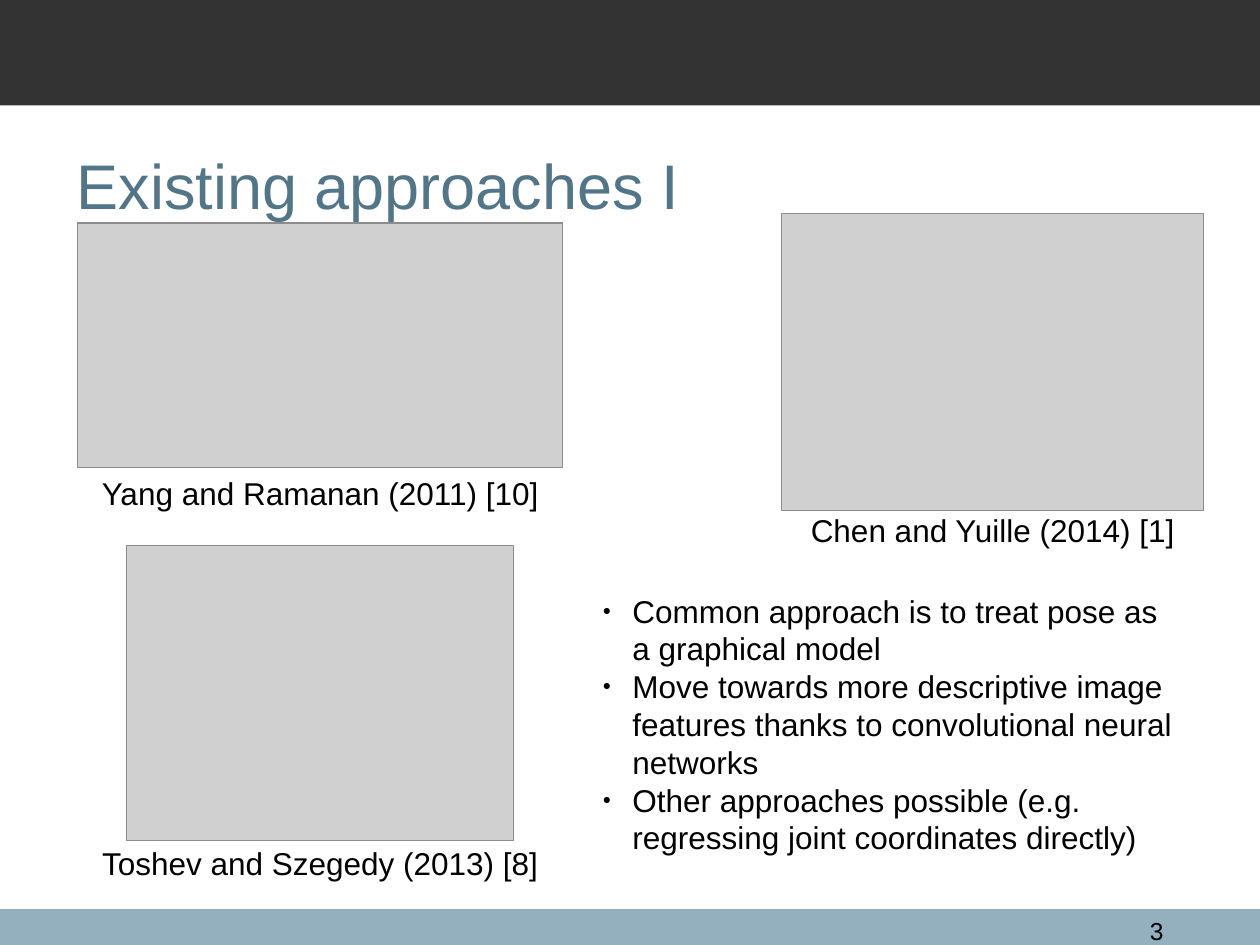
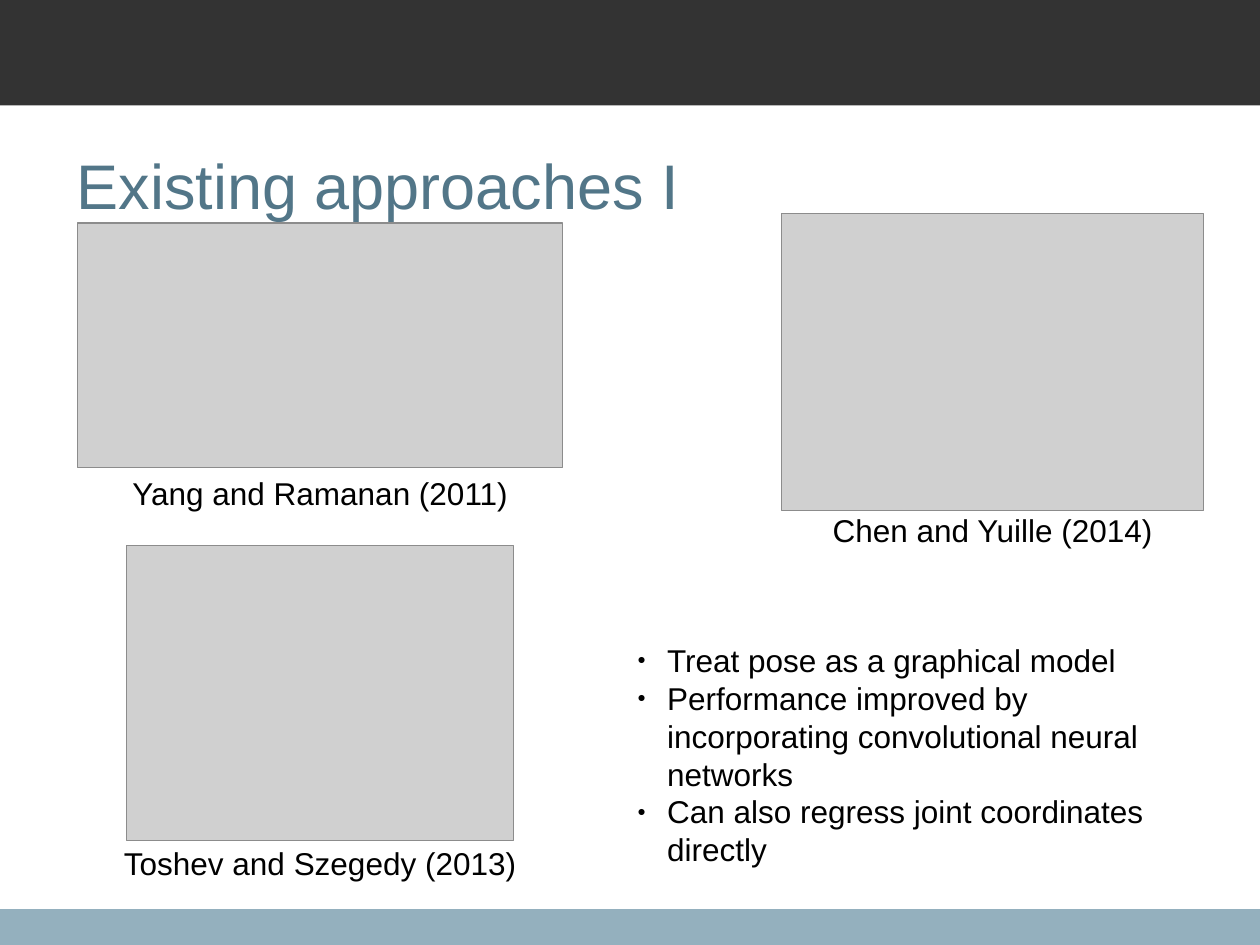
Before and after one commit to qxcv/comp2560, a slide deck: slide 3 of presentation/presentation.odp. Drawn at 1260x945 pixels with LibreOffice and Linux fonts; fonts in the diff are those of the drawing; grey boxes stand for pictures; background and template pictures are left out. Boxes give left, top, right and bottom in pixels: in the first picture for what was removed or moved away, otherwise in the second. Text is boxed around its words. In the diff, an @@ line names an element or a change of style, - is before the commit and + after.

```diff
--- a/presentation/presentation.odp
+++ b/presentation/presentation.odp
@@ text at bbox=[132, 482, 508, 511]: text changed @@
-Yang and Ramanan (2011) [10]
+Yang and Ramanan (2011)
@@ text at bbox=[833, 519, 1152, 548]: text changed @@
-Chen and Yuille (2014) [1]
+Chen and Yuille (2014)
@@ text at bbox=[667, 649, 1143, 867]: text changed @@
-● Common approach is to treat pose as a graphical model
-● Move towards more descriptive image features thanks to convolutional neural networks
-● Other approaches possible (e.g. regressing joint coordinates directly)
+● Treat pose as a graphical model
+● Performance improved by incorporating convolutional neural networks
+● Can also regress joint coordinates directly
@@ text at bbox=[124, 852, 516, 881]: text changed @@
-Toshev and Szegedy (2013) [8]
+Toshev and Szegedy (2013)
@@ page number removed at bbox=[1150, 923, 1164, 941] @@
-3
```
Also in this commit, not shown: 16 other slides changed, 3 other files.
